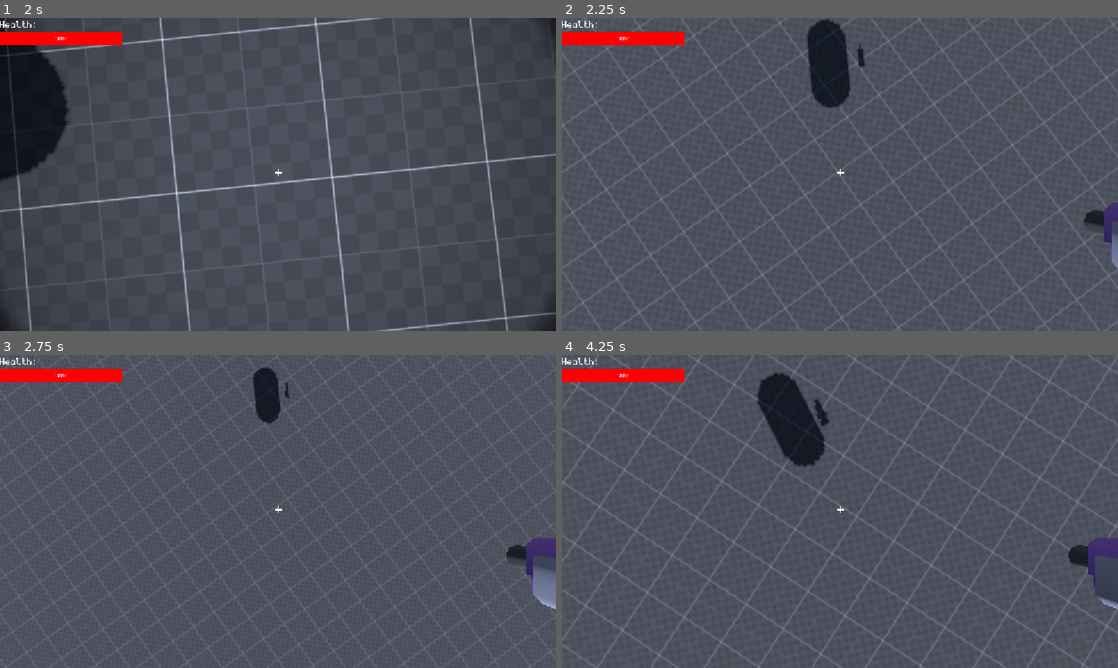
Above: before the commit, frames 1-4 (two rows, left to right).
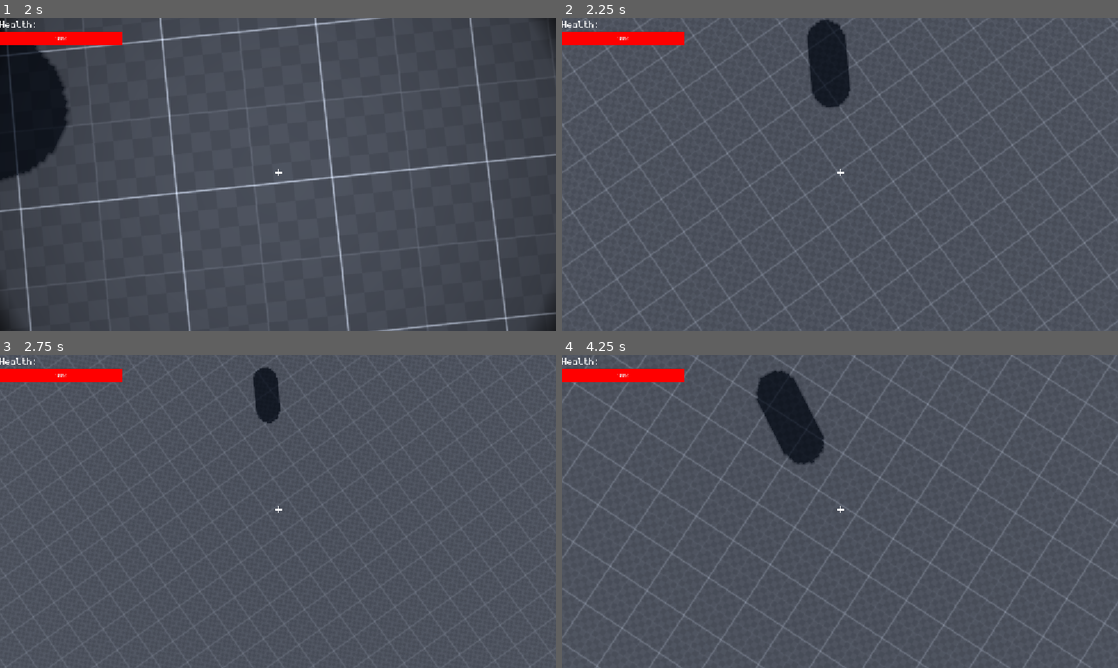
Above: after the commit, the same moments.

Repository: Enkrypt512/Cool-Movement-Game
Game: Godot game, scene res://Scenes/Menu.tscn
Same seed, same stepped clock (60 frames per second), same inputs: the game is played once before the commit and once after it. A sky picture missing from this copy of the repository is replaced by a grey-blue gradient.
Inputs (mouse positions are in pixels of both pictures, inside the frame that each line leads up to):
- Up to frame 1 (2 s): click "Start" at 0.5 s; tap Enter (ui_accept) at 1.25 s; move the mouse to (305, 174) at 1.27 s; hold W (Forward) from 1.28 s (still down); hold Right mouse button (Aim Down Sight) from 1.28 s (still down); click (305, 174) at 1.42 s; tap Space (Jump) at 1.52 s
- Up to frame 2 (2.25 s): keep holding W (Forward); move the mouse to (812, 174) at 2.02 s; release Right mouse button (Aim Down Sight) at 2.03 s; tap E (Change Gun) at 2.1 s
- Up to frame 3 (2.75 s): keep holding W (Forward); tap Space (Jump) at 2.27 s
- Up to frame 4 (4.25 s): keep holding W (Forward); move the mouse to (851, 505) at 2.77 s; hold Ctrl (Crouch) 2.78-3.53 s; move the mouse to (834, 517) at 3.52 s; tap X (Dash) at 3.6 s; click (834, 517) at 3.67 s; tap Space (Jump) at 3.77 s

Frame 1 is identical in both runs. In frame 2, 0.6% of the frame differs, in the area x 53-100%, y 8-80%; in frame 3, 1.0%; in frame 4, 5.4%, in the area x 0-100%, y 0-100%.
Error after the commit: Invalid assignment of property or key 'visible' with value of type 'bool' on a base object of type 'null instance'. (res://Scripts/Guns.gd:61)

Commit message:
Rename Models

Diff:
--- a/Scenes/Bullet.tscn
+++ b/Scenes/Bullet.tscn
@@ -1,7 +1,7 @@
 [gd_scene format=3 uid="uid://bfabeulnmlr3u"]
 
 [ext_resource type="Script" uid="uid://dc7wef4tc5byo" path="res://Scripts/Bullet.gd" id="1_14k46"]
-[ext_resource type="PackedScene" uid="uid://onp1abcfqsxt" path="res://Assets/models/Guns/bullet-foam-tip-thick.glb" id="2_qvus8"]
+[ext_resource type="PackedScene" uid="uid://dw5eb605d1nh" path="res://Assets/models/Bullet.glb" id="2_qvus8"]
 
 [sub_resource type="CapsuleShape3D" id="CapsuleShape3D_lmyy4"]
 radius = 0.15429688
--- a/Scenes/Healing_Box.tscn
+++ b/Scenes/Healing_Box.tscn
@@ -1,7 +1,7 @@
 [gd_scene format=3 uid="uid://ddryw2u01jmwo"]
 
 [ext_resource type="Script" uid="uid://bfwwdxfshr5th" path="res://Scripts/Healing_Box.gd" id="1_ymmso"]
-[ext_resource type="PackedScene" uid="uid://bwnrnv20if403" path="res://Assets/models/Guns/crate-small.glb" id="2_lpioi"]
+[ext_resource type="PackedScene" uid="uid://bloh03xjm6n35" path="res://Assets/models/Health Box.glb" id="2_lpioi"]
 
 [sub_resource type="BoxShape3D" id="BoxShape3D_ymmso"]
 size = Vector3(1, 0.7, 1.5)
--- a/Scenes/Player.tscn
+++ b/Scenes/Player.tscn
@@ -1,12 +1,12 @@
 [gd_scene format=3 uid="uid://wchx5lfbm4rn"]
 
 [ext_resource type="Script" uid="uid://dyiohlxiowoiv" path="res://Scripts/player.gd" id="1_rpqav"]
-[ext_resource type="PackedScene" uid="uid://bjtqsf8ixgqj8" path="res://Assets/models/Guns/blaster-e.glb" id="2_5ixxa"]
+[ext_resource type="PackedScene" uid="uid://dahxqtg31mcan" path="res://Assets/models/Sniper.glb" id="2_5ixxa"]
 [ext_resource type="Script" uid="uid://dvulu3lti1em3" path="res://Scripts/Recoil.gd" id="2_megsn"]
 [ext_resource type="Script" uid="uid://cjfh8bstuf6hb" path="res://Scripts/Guns.gd" id="2_nn08x"]
-[ext_resource type="PackedScene" uid="uid://c81b7yhobvr7u" path="res://Assets/models/Guns/blaster-d.glb" id="3_nn08x"]
-[ext_resource type="PackedScene" uid="uid://djine1qe62b0x" path="res://Assets/models/Guns/blaster-j.glb" id="4_52ee3"]
-[ext_resource type="PackedScene" uid="uid://b5j4rj2dvd1cc" path="res://Assets/models/Guns/blaster-g.glb" id="5_bhhdu"]
+[ext_resource type="PackedScene" path="res://Assets/models/blaster-d.glb" id="3_nn08x"]
+[ext_resource type="PackedScene" uid="uid://jl3gqwfhx8hn" path="res://Assets/models/Minigun.glb" id="4_52ee3"]
+[ext_resource type="PackedScene" uid="uid://doe4sqdgom4lh" path="res://Assets/models/Blaster.glb" id="5_bhhdu"]
 [ext_resource type="Script" uid="uid://bo826kugag5sx" path="res://Scripts/HUD.gd" id="7_52ee3"]
 [ext_resource type="Texture2D" uid="uid://kprms3v75t44" path="res://Assets/textures/Crosshair.png" id="8_bhhdu"]
 [ext_resource type="PackedScene" uid="uid://bqe7pi6jcjj5f" path="res://Scenes/Speed Lines.tscn" id="10_yoq75"]
Renamed: Assets/models/Guns/blaster-g.glb -> Assets/models/Blaster.glb
Not shown, changed: Assets/models/Blaster.glb.import
Renamed: Assets/models/Guns/bullet-foam-tip-thick.glb -> Assets/models/Bullet.glb
Not shown, changed: Assets/models/Bullet.glb.import
Renamed: Assets/models/Guns/blaster-d.glb -> Assets/models/Glock.glb
Not shown, changed: Assets/models/Glock.glb.import
Renamed: Assets/models/Guns/grenade-b.glb -> Assets/models/Grenade.glb
Not shown, changed: Assets/models/Grenade.glb.import
Not shown, removed: Assets/models/Guns/blaster-j.glb.import
Binary file removed: Assets/models/Guns/scope-large-b.glb
Binary file removed: Assets/models/Guns/scope-small.glb
Not shown, removed: Assets/models/Guns/scope-small.glb.import
(and 11 more such lines)
